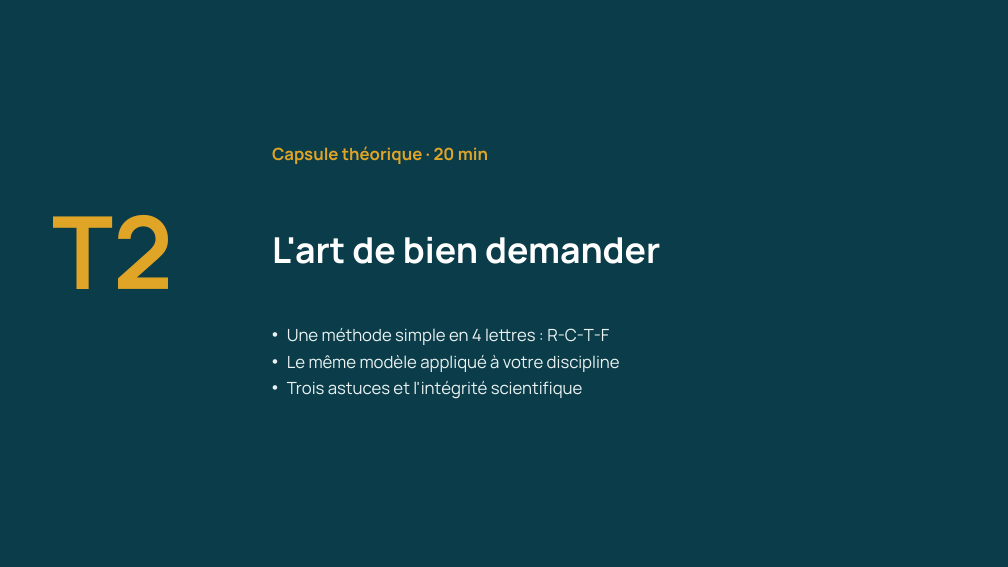
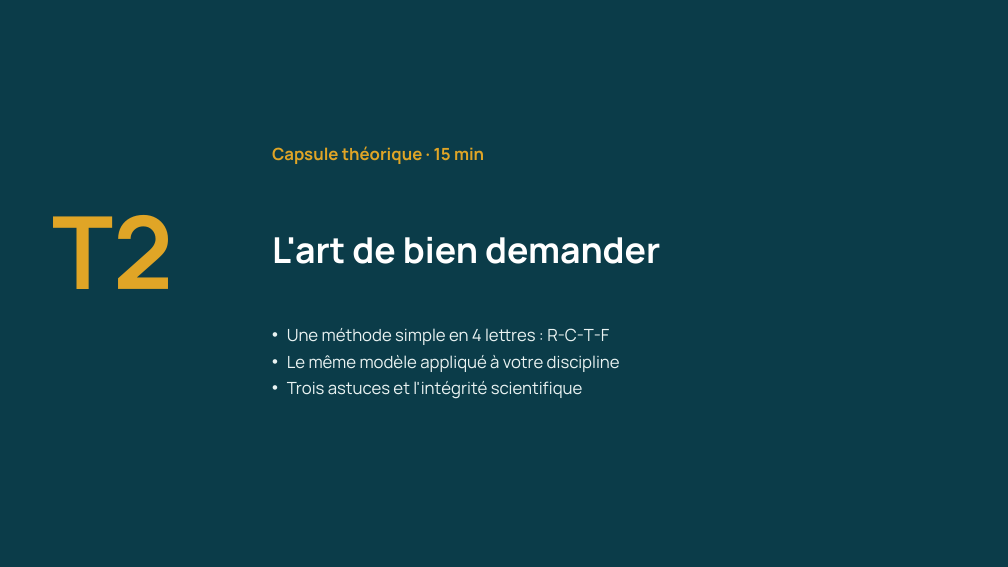
Before and after one commit to Amevi-isi/formation-chercheur-univ, a slide deck: slide 35 of module4_nonIT/M4-nonIT_IA_generative_appliquee.pptx (slide 28 before the commit). Drawn at 1008x567 pixels with LibreOffice and Linux fonts; fonts in the diff are those of the drawing. Boxes give left, top, right and bottom in pixels: in the first picture for what was removed or moved away, otherwise in the second. Text is boxed around its words. In the diff, an @@ line names an element or a change of style, - is before the commit and + after.

```diff
--- a/module4_nonIT/M4-nonIT_IA_generative_appliquee.pptx
+++ b/module4_nonIT/M4-nonIT_IA_generative_appliquee.pptx
@@ text at <box>272,146,484,164</box>: text changed @@
-Capsule théorique · 20 min
+Capsule théorique · 15 min
```
Also in this commit, not shown: 14 other slides changed, 7 slides added, 6 other files.
